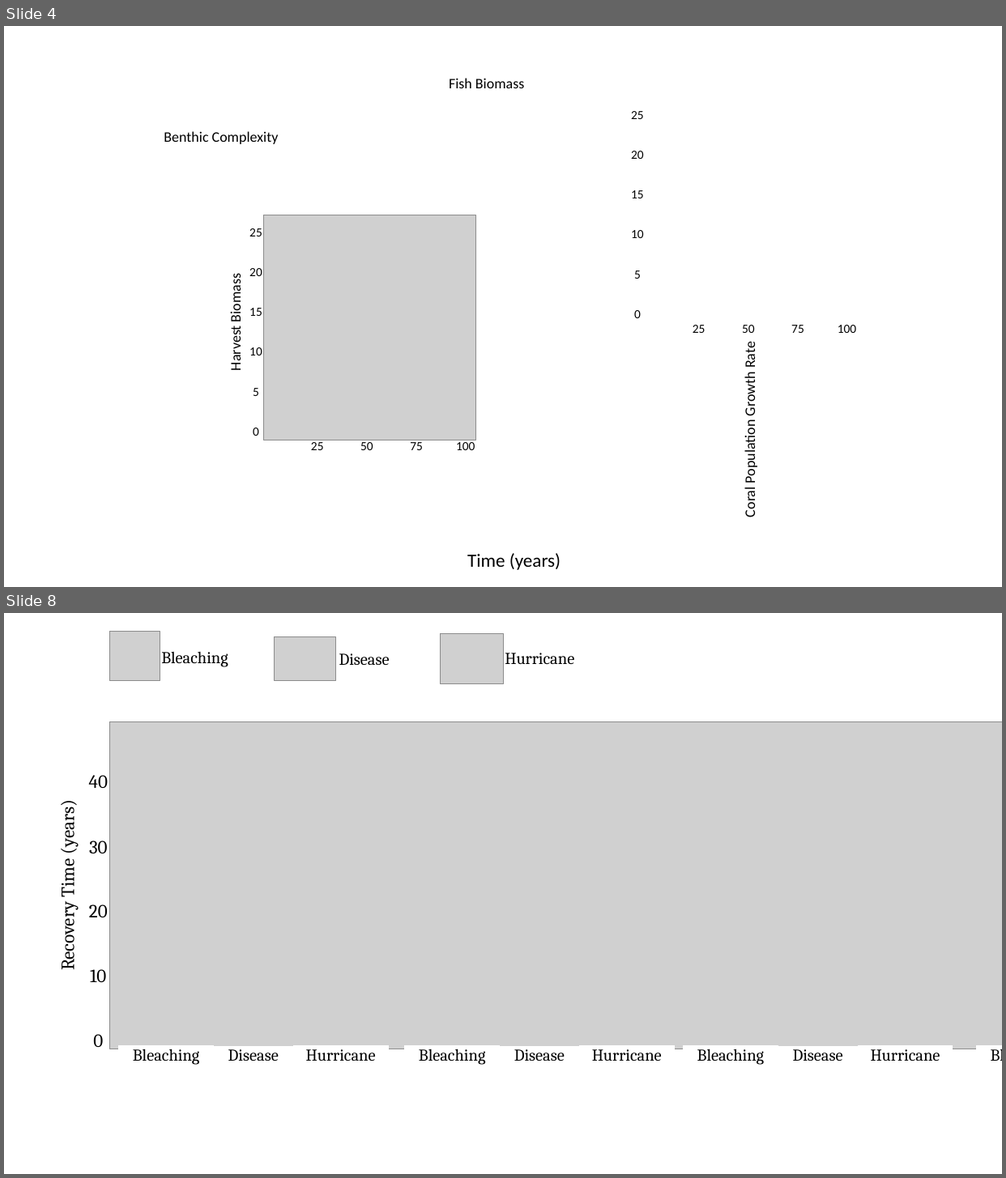
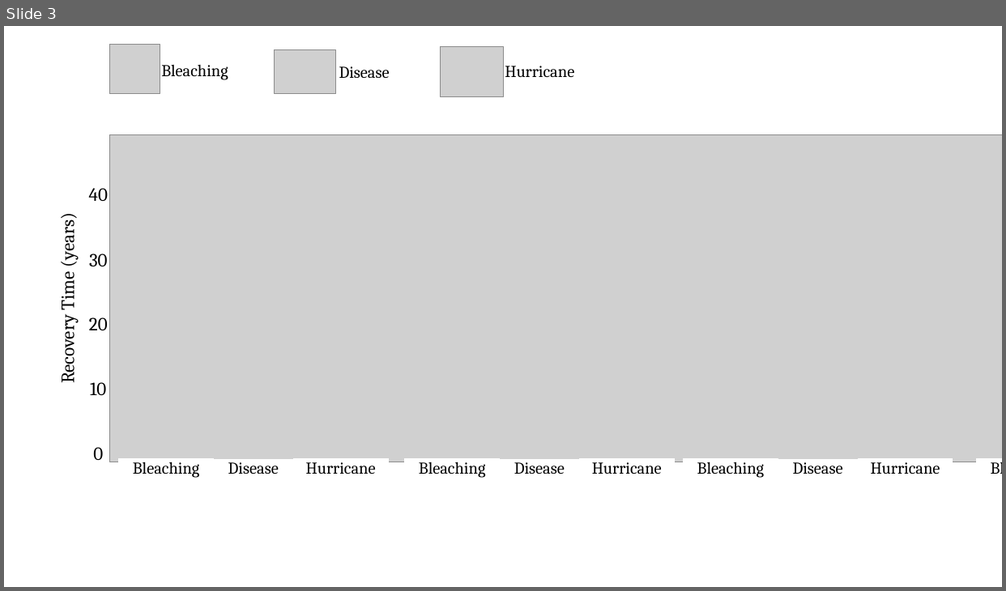
Before and after one commit to d3vynn/MBIO740_AMD, a slide deck: output/Figures/Figs.pptx. Shown one above the other, each under a label of ours: slides 4 and 8 before the commit, slide 3 after it; the slides between them are not shown. The pictures are 1006x1178 and 1006x591 pixels, drawn with LibreOffice and Linux fonts; fonts in the diff are those of the drawing; grey boxes stand for pictures. Boxes give left, top, right and bottom in pixels: in the first picture for what was removed or moved away, otherwise in the second. Text is boxed around its words. In the diff, an @@ line names an element or a change of style, - is before the commit and + after.

```diff
--- a/output/Figures/Figs.pptx
+++ b/output/Figures/Figs.pptx
@@ slide 4 removed at <box>4,26,1002,587</box>, background #FFFFFF @@
@@ rectangle removed at <box>382,68,592,97</box> @@
-Fish Biomass
@@ rectangle removed at <box>117,122,326,151</box> @@
-Benthic Complexity
@@ group removed at <box>220,215,486,458</box>: 12 rectangles, 1 picture @@
-0
-10
-20
-25
-5
-15
-25
-75
-100
-50
-Harvest Biomass
@@ rectangle removed at <box>735,332,763,527</box> @@
-Coral Population Growth Rate
@@ group removed at <box>621,104,868,340</box>: 11 rectangles @@
-0
-10
-20
-25
-5
-15
-25
-75
-100
-50
@@ rectangle removed at <box>120,540,908,580</box> @@
-Time (years)
@@ what was slide 8 is now slide 3 @@
```
Also in this commit, not shown: 2 slides changed, 5 slides added, 6 other slides removed, 22 other files.
